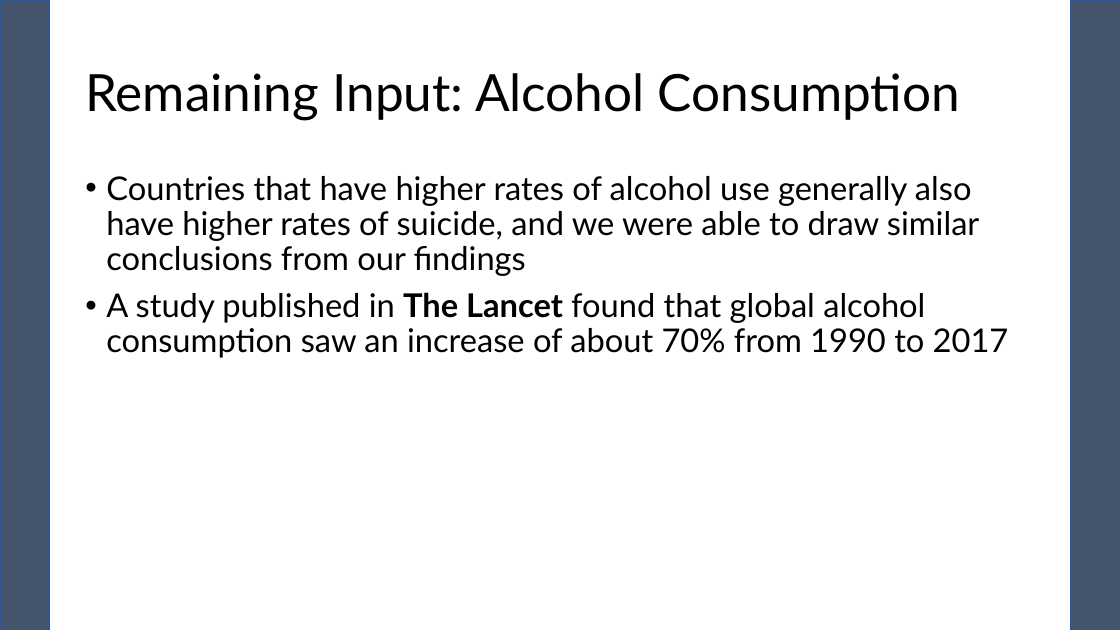
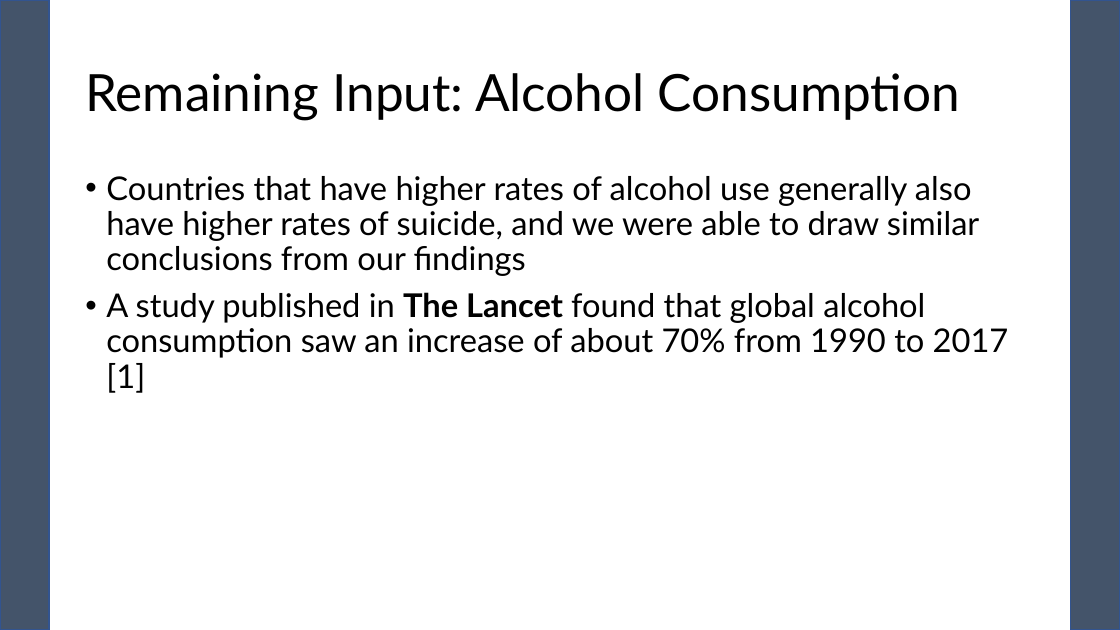
Before and after one commit to pewilliams/regression-mei-team-proj, a slide deck: slide 16 of presentation/Team-25_Sam.pptx (slide 13 before the commit). Drawn at 1120x630 pixels with LibreOffice and Linux fonts; fonts in the diff are those of the drawing. Boxes give left, top, right and bottom in pixels: in the first picture for what was removed or moved away, otherwise in the second. Text is boxed around its words. In the diff, an @@ line names an element or a change of style, - is before the commit and + after.

```diff
--- a/presentation/Team-25_Sam.pptx
+++ b/presentation/Team-25_Sam.pptx
@@ text at box(106, 292, 1009, 393): text changed @@
-• A study published in The Lancet found that global alcohol consumption saw an increase of about 70% from 1990 to 2017
+• A study published in The Lancet found that global alcohol consumption saw an increase of about 70% from 1990 to 2017 [1]
```
Also in this commit, not shown: 3 other slides changed, 4 slides added, 1 other file.
